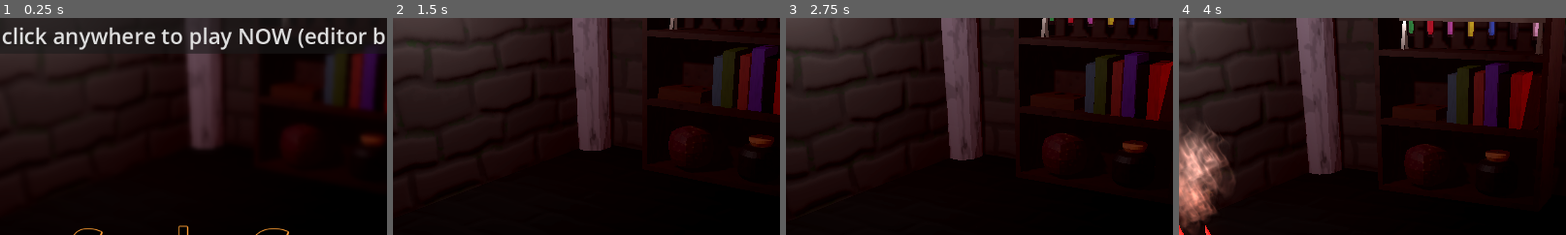
Above: before the commit, frames 1-4 (left to right).
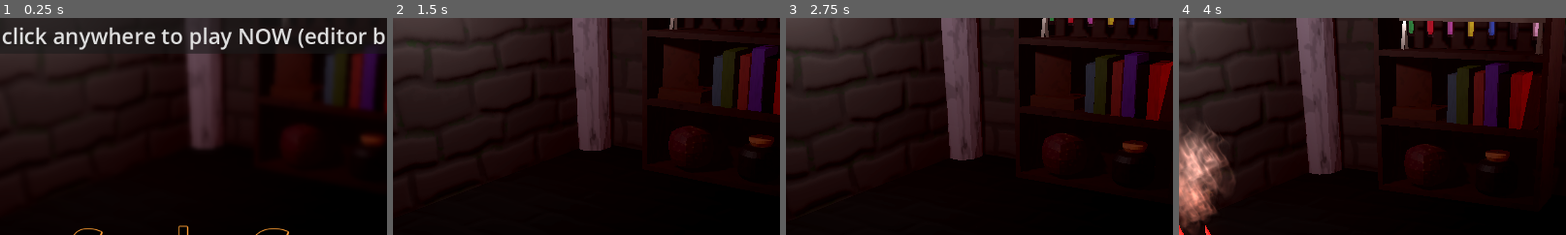
Above: after the commit, the same moments.

Repository: camd67/scale-game
Game: Godot game, scene res://scene/main/main.tscn
The game is run twice, just before and just after one commit, with the same random seed, the same clock (stepped at 60 frames per second) and the same inputs. Sound files missing from this copy of the repository are replaced by a short silence.
Inputs (mouse positions are % of the whole screen's width and height, from its top left):
- Up to frame 1 (0.25 s): no input
- Up to frame 2 (1.5 s): click "Begin Balancing" at 0.5 s; move the mouse to (72, 45) at 1.27 s; click (72, 45) at 1.42 s
- Up to frame 3 (2.75 s): drag from (30, 55) to (45, 70) at 2.02 s
- Up to frame 4 (4 s): move the mouse to (60, 28) at 2.77 s; click (60, 28) at 2.92 s; drag from (45, 70) to (20, 35) at 3.52 s
The pictures show only the part of the screen within x 17-67%, y 0-50%; the shares and areas given below are measured in that part.

The runs differ from the first frame. In frame 1, 0.7% of the frame differs, in the area x 71-80%, y 16-30%; in frame 2, 1.1%, in the area x 69-80%, y 12-32%; in frame 3, 1.1%; in frame 4, 1.0%.

Commit message:
Add tooltips

Diff:
--- a/resources/measureables/planets/earth.tres
+++ b/resources/measureables/planets/earth.tres
@@ -16,7 +16,7 @@
 [resource]
 script = ExtResource("1_diibe")
 id = "earth"
-tooltip = ""
+tooltip = "Our planet Earth"
 weight = 3
 mesh = SubResource("SphereMesh_5u1en")
 shape = SubResource("SphereShape3D_70neq")
--- a/resources/measureables/planets/mars.tres
+++ b/resources/measureables/planets/mars.tres
@@ -16,7 +16,7 @@
 [resource]
 script = ExtResource("1_3wci1")
 id = "mars"
-tooltip = ""
+tooltip = "The red planet, Mars"
 weight = 4
 mesh = SubResource("SphereMesh_co5x6")
 shape = SubResource("SphereShape3D_jxlrp")
--- a/resources/measureables/planets/mercury.tres
+++ b/resources/measureables/planets/mercury.tres
@@ -16,7 +16,7 @@
 [resource]
 script = ExtResource("1_kw4nx")
 id = "mercury"
-tooltip = ""
+tooltip = "The closest to the sun, Mercury"
 weight = 1
 mesh = SubResource("SphereMesh_qionq")
 shape = SubResource("SphereShape3D_d4no2")
--- a/scene/autoload/game_events/game_events.gd
+++ b/scene/autoload/game_events/game_events.gd
@@ -59,3 +59,14 @@
 
 func emit_debug_instant_play() -> void:
 	debug_instant_play.emit()
+
+
+signal tooltip_requested(text: String)
+
+func emit_tooltip_requested(text: String) -> void:
+	tooltip_requested.emit(text)
+
+signal tooltip_done(text: String)
+
+func emit_tooltip_done(text: String) -> void:
+	tooltip_done.emit(text)
--- /dev/null
+++ b/scene/book_tooltip/book_tooltip.gd
@@ -0,0 +1,19 @@
+extends Node3D
+class_name BookTooltip
+
+@onready var open_animation_player: AnimationPlayer = $OpenAnimationPlayer
+
+func _ready() -> void:
+	$TooltipLabel.scale.x = 0
+
+
+func update_text(text: String) -> void:
+	$TooltipLabel.text = text
+
+
+func open_book() -> void:
+	open_animation_player.play("open")
+
+
+func close_book() -> void:
+	open_animation_player.play_backwards("open")
--- /dev/null
+++ b/scene/book_tooltip/book_tooltip.tscn
@@ -0,0 +1,87 @@
+[gd_scene load_steps=6 format=3 uid="uid://iqjc6mwiyy7w"]
+
+[ext_resource type="Script" path="res://scene/book_tooltip/book_tooltip.gd" id="1_h76ww"]
+[ext_resource type="PackedScene" uid="uid://dptdpb62ytn8e" path="res://scene/book_tooltip/book.glb" id="1_ov1ge"]
+
+[sub_resource type="Animation" id="Animation_duabv"]
+resource_name = "open"
+length = 0.7
+tracks/0/type = "value"
+tracks/0/imported = false
+tracks/0/enabled = true
+tracks/0/path = NodePath("book/Book_002:rotation")
+tracks/0/interp = 2
+tracks/0/loop_wrap = true
+tracks/0/keys = {
+"times": PackedFloat32Array(0, 0.5),
+"transitions": PackedFloat32Array(1, 1),
+"update": 0,
+"values": [Vector3(0, 0, 0), Vector3(2.92095, 0, 0)]
+}
+tracks/1/type = "value"
+tracks/1/imported = false
+tracks/1/enabled = true
+tracks/1/path = NodePath("TooltipLabel:scale")
+tracks/1/interp = 2
+tracks/1/loop_wrap = true
+tracks/1/keys = {
+"times": PackedFloat32Array(0.366667, 0.7),
+"transitions": PackedFloat32Array(1, 1),
+"update": 0,
+"values": [Vector3(0, 1, 1), Vector3(1, 1, 1)]
+}
+
+[sub_resource type="Animation" id="Animation_u7yfe"]
+length = 0.001
+tracks/0/type = "value"
+tracks/0/imported = false
+tracks/0/enabled = true
+tracks/0/path = NodePath("book/Book_002:rotation")
+tracks/0/interp = 1
+tracks/0/loop_wrap = true
+tracks/0/keys = {
+"times": PackedFloat32Array(0),
+"transitions": PackedFloat32Array(1),
+"update": 0,
+"values": [Vector3(0, 0, 0)]
+}
+tracks/1/type = "value"
+tracks/1/imported = false
+tracks/1/enabled = true
+tracks/1/path = NodePath("TooltipLabel:scale")
+tracks/1/interp = 1
+tracks/1/loop_wrap = true
+tracks/1/keys = {
+"times": PackedFloat32Array(0),
+"transitions": PackedFloat32Array(1),
+"update": 0,
+"values": [Vector3(1, 1, 1)]
+}
+
+[sub_resource type="AnimationLibrary" id="AnimationLibrary_vli0j"]
+_data = {
+"RESET": SubResource("Animation_u7yfe"),
+"open": SubResource("Animation_duabv")
+}
+
+[node name="BookTooltip" type="Node3D"]
+script = ExtResource("1_h76ww")
+
+[node name="book" parent="." instance=ExtResource("1_ov1ge")]
+
+[node name="OpenAnimationPlayer" type="AnimationPlayer" parent="."]
+libraries = {
+"": SubResource("AnimationLibrary_vli0j")
+}
+
+[node name="TooltipLabel" type="Label3D" parent="."]
+transform = Transform3D(1.30877e-07, -1, 6.70699e-09, -0.076719, -3.35349e-09, 0.997053, -0.997053, -1.31005e-07, -0.076719, 0, 0.0792335, 0.249573)
+pixel_size = 0.001
+text = "DEBUG DEBUG DEBUG DEBUG DEBUG"
+font_size = 64
+outline_size = 18
+horizontal_alignment = 0
+autowrap_mode = 3
+width = 550.0
+
+[editable path="book"]
--- a/scene/grabbable/grabbable.gd
+++ b/scene/grabbable/grabbable.gd
@@ -4,10 +4,37 @@
 @export var weighable: Weighable
 @export var is_static := false
 @export var is_player_grabbable := true
+@export var tooltip: String
+
+var tooltip_node: Tooltip
 
 func _ready() -> void:
+	if tooltip != null or tooltip != "":
+		init_tooltip()
+
 	if is_static:
 		# Wait a moment for physics simulation to settle, then freeze everything
 		await get_tree().create_timer(1).timeout
 		freeze = true
 		freeze_mode = FreezeMode.FREEZE_MODE_STATIC
+
+
+func init_tooltip() -> void:
+	#input_event.connect(_on_pickable_input_event)
+	mouse_entered.connect(_on_mouse_entered)
+	mouse_exited.connect(_on_mouse_exited)
+	input_ray_pickable = true
+	#tooltip_node = load("res://scene/ui/tooltip/tooltip.tscn").instantiate() as Tooltip
+	#tooltip_node.tooltip_text = tooltip
+	#tooltip_node.visible = false
+	#add_child(tooltip_node)
+
+
+func _on_mouse_entered() -> void:
+	GameEvents.emit_tooltip_requested(tooltip)
+	#tooltip_node.visible = true
+	#tooltip_node.visible = not get_viewport().get_camera_3d().is_position_behind(global_transform.origin)
+	#tooltip_node.position = get_viewport().get_camera_3d().unproject_position(global_transform.origin)
+
+func _on_mouse_exited() -> void:
+	GameEvents.emit_tooltip_done(tooltip)
--- /dev/null
+++ b/scene/main/book_tooltip_system.gd
@@ -0,0 +1,94 @@
+extends Node3D
+
+@onready var book_animation_player: AnimationPlayer = $BookAnimationPlayer
+
+@onready var book_tooltip: BookTooltip = $BookTooltip
+@onready var open_timer: Timer = $OpenTimer
+@onready var close_timer: Timer = $CloseTimer
+
+var currently_active_text: String
+
+var is_book_open := false
+
+var is_tooltip_active := false
+var is_currently_closing := false
+
+var has_seen_atleast_one_tooltip := false
+
+func _ready() -> void:
+	# Check the miro board for the tooltip state diagram
+	open_timer.timeout.connect(on_open_timeout)
+	close_timer.timeout.connect(on_close_timeout)
+	book_animation_player.animation_finished.connect(on_animation_finished)
+	GameEvents.tooltip_requested.connect(tooltip_requested)
+	GameEvents.tooltip_done.connect(tooltip_done)
+
+
+func is_grabbing_item() -> bool:
+	# This really should be stored somehwere more properly but.. it's less than 24 hours before
+	# the jam end...
+	return owner.grabber.is_grabbing
+
+
+func tooltip_requested(text: String) -> void:
+	if is_grabbing_item():
+		# If we're grabbing an item and request a tooltip, stop immediately
+		return
+
+	book_tooltip.update_text(text)
+	currently_active_text = text
+	close_timer.stop()
+
+	if not is_tooltip_active and open_timer.is_stopped():
+		is_tooltip_active = true
+		if has_seen_atleast_one_tooltip:
+			open_timer.start()
+		else:
+			# First tooltip is extra quick so they see it
+			open_timer.start(0.5)
+
+
+func tooltip_done(text: String) -> void:
+	if not open_timer.is_stopped():
+		# We haven't even opened up yet
+		open_timer.stop()
+		is_tooltip_active = false
+		is_currently_closing = false
+		currently_active_text = ""
+	elif currently_active_text == text and close_timer.is_stopped() and not is_currently_closing:
+		# We were open and the current tooltip is the one we want to close
+		# we have also not yet started the close timer
+		close_timer.start()
+
+
+func on_open_timeout() -> void:
+	if is_grabbing_item():
+		# If we requested a tooltip, but then grabbed something, stop
+		is_tooltip_active = false
+		is_currently_closing = false
+		currently_active_text = ""
+		return
+
+	has_seen_atleast_one_tooltip = true
+	book_animation_player.play("appear")
+
+
+func on_close_timeout() -> void:
+	book_animation_player.play_backwards("appear")
+	is_currently_closing = true
+
+
+func on_animation_finished(anim_name: String) -> void:
+	if is_currently_closing:
+		is_tooltip_active = false
+		is_currently_closing = false
+		currently_active_text = ""
+
+
+func toggle_book_open() -> void:
+	if is_book_open:
+		book_tooltip.close_book()
+	else:
+		book_tooltip.open_book()
+
+	is_book_open = not is_book_open
--- a/scene/main/main.tscn
+++ b/scene/main/main.tscn
@@ -11,7 +11,9 @@
 [ext_resource type="Resource" uid="uid://crkwcikpi3uon" path="res://resources/level_definitions/planets/planets2.tres" id="5_nmpru"]
 [ext_resource type="PackedScene" uid="uid://bhlp8xn50igxa" path="res://scene/flickering_light/flickering_light.tscn" id="5_r3mqi"]
 [ext_resource type="Texture2D" uid="uid://blesrlm3igbkx" path="res://scene/dungeon/fireparticle.png" id="6_xc4fm"]
+[ext_resource type="Script" path="res://scene/main/book_tooltip_system.gd" id="11_qln3q"]
 [ext_resource type="PackedScene" uid="uid://dt1b4n121yfn5" path="res://scene/measureable_spawner/measureable_spawner.tscn" id="12_ysa5h"]
+[ext_resource type="PackedScene" uid="uid://iqjc6mwiyy7w" path="res://scene/book_tooltip/book_tooltip.tscn" id="13_iad3c"]
 
 [sub_resource type="Environment" id="Environment_mpf7k"]
 ambient_light_source = 3
@@ -23,6 +25,122 @@
 fog_enabled = true
 fog_light_color = Color(0.249493, 0.0969925, 0.016814, 1)
 fog_light_energy = 0.72
+
+[sub_resource type="Animation" id="Animation_jx7l5"]
+resource_name = "appear"
+tracks/0/type = "value"
+tracks/0/imported = false
+tracks/0/enabled = true
+tracks/0/path = NodePath("BookTooltip:rotation")
+tracks/0/interp = 2
+tracks/0/loop_wrap = true
+tracks/0/keys = {
+"times": PackedFloat32Array(0),
+"transitions": PackedFloat32Array(1),
+"update": 0,
+"values": [Vector3(0, -1.18208, -1.3761)]
+}
+tracks/1/type = "bezier"
+tracks/1/imported = false
+tracks/1/enabled = true
+tracks/1/path = NodePath("BookTooltip:position:x")
+tracks/1/interp = 1
+tracks/1/loop_wrap = true
+tracks/1/keys = {
+"handle_modes": PackedInt32Array(0, 2, 0),
+"points": PackedFloat32Array(-1.81731, -0.25, 0, 0.25, 0, -1.894, -0.204625, 0.046435, 0.166667, -0.0378213, -1.002, -0.233333, -0.653921, 0.25, 0),
+"times": PackedFloat32Array(0, 0.533333, 1)
+}
+tracks/2/type = "bezier"
+tracks/2/imported = false
+tracks/2/enabled = true
+tracks/2/path = NodePath("BookTooltip:position:y")
+tracks/2/interp = 1
+tracks/2/loop_wrap = true
+tracks/2/keys = {
+"handle_modes": PackedInt32Array(0, 2, 0),
+"points": PackedFloat32Array(1.04425, -0.25, 0, 0.25, 0, 1.049, -0.166667, -0.343337, 0.206838, 0.426091, 1.384, -0.25, 0, 0.25, 0),
+"times": PackedFloat32Array(0, 0.533333, 1)
+}
+tracks/3/type = "bezier"
+tracks/3/imported = false
+tracks/3/enabled = true
+tracks/3/path = NodePath("BookTooltip:position:z")
+tracks/3/interp = 1
+tracks/3/loop_wrap = true
+tracks/3/keys = {
+"handle_modes": PackedInt32Array(0, 2, 0),
+"points": PackedFloat32Array(-2.58892, -0.25, 0, 0.25, 0, -2.07242, -0.240757, 0.123296, 0.0666667, -0.0341411, 0.311, -0.266667, -1.38753, 0.25, 0),
+"times": PackedFloat32Array(0, 0.533333, 1)
+}
+tracks/4/type = "method"
+tracks/4/imported = false
+tracks/4/enabled = true
+tracks/4/path = NodePath(".")
+tracks/4/interp = 1
+tracks/4/loop_wrap = true
+tracks/4/keys = {
+"times": PackedFloat32Array(0.833333),
+"transitions": PackedFloat32Array(1),
+"values": [{
+"args": [],
+"method": &"toggle_book_open"
+}]
+}
+
+[sub_resource type="Animation" id="Animation_oonvl"]
+length = 0.001
+tracks/0/type = "value"
+tracks/0/imported = false
+tracks/0/enabled = true
+tracks/0/path = NodePath("BookTooltip:rotation")
+tracks/0/interp = 1
+tracks/0/loop_wrap = true
+tracks/0/keys = {
+"times": PackedFloat32Array(0),
+"transitions": PackedFloat32Array(1),
+"update": 0,
+"values": [Vector3(0, -1.18208, -1.3761)]
+}
+tracks/1/type = "bezier"
+tracks/1/imported = false
+tracks/1/enabled = true
+tracks/1/path = NodePath("BookTooltip:position:x")
+tracks/1/interp = 1
+tracks/1/loop_wrap = true
+tracks/1/keys = {
+"handle_modes": PackedInt32Array(0),
+"points": PackedFloat32Array(-1.81731, -0.0005, 0, 0.0005, 0),
+"times": PackedFloat32Array(0)
+}
+tracks/2/type = "bezier"
+tracks/2/imported = false
+tracks/2/enabled = true
+tracks/2/path = NodePath("BookTooltip:position:y")
+tracks/2/interp = 1
+tracks/2/loop_wrap = true
+tracks/2/keys = {
+"handle_modes": PackedInt32Array(0),
+"points": PackedFloat32Array(1.04425, -0.0005, 0, 0.0005, 0),
+"times": PackedFloat32Array(0)
+}
+tracks/3/type = "bezier"
+tracks/3/imported = false
+tracks/3/enabled = true
+tracks/3/path = NodePath("BookTooltip:position:z")
+tracks/3/interp = 1
+tracks/3/loop_wrap = true
+tracks/3/keys = {
+"handle_modes": PackedInt32Array(0),
+"points": PackedFloat32Array(-2.58892, -0.0005, 0, 0.0005, 0),
+"times": PackedFloat32Array(0)
+}
+
+[sub_resource type="AnimationLibrary" id="AnimationLibrary_pvna6"]
+_data = {
+"RESET": SubResource("Animation_oonvl"),
+"appear": SubResource("Animation_jx7l5")
+}
 
 [sub_resource type="Animation" id="Animation_66mho"]
 length = 0.001
@@ -170,6 +288,24 @@
 
 [node name="ScaledDungeonLiving" parent="." instance=ExtResource("4_6qt3t")]
 
+[node name="BookTooltipSystem" type="Node3D" parent="."]
+script = ExtResource("11_qln3q")
+
+[node name="BookTooltip" parent="BookTooltipSystem" instance=ExtResource("13_iad3c")]
+transform = Transform3D(0.0733236, 0.371844, -0.925395, -0.981107, 0.193464, 0, 0.17903, 0.907912, 0.379004, -1.81731, 1.04425, -2.58892)
+
+[node name="BookAnimationPlayer" type="AnimationPlayer" parent="BookTooltipSystem"]
+libraries = {
+"": SubResource("AnimationLibrary_pvna6")
+}
+
+[node name="OpenTimer" type="Timer" parent="BookTooltipSystem"]
+wait_time = 1.5
+one_shot = true
+
+[node name="CloseTimer" type="Timer" parent="BookTooltipSystem"]
+one_shot = true
+
 [node name="CameraAnimationPlayer" type="AnimationPlayer" parent="."]
 libraries = {
 "": SubResource("AnimationLibrary_4tgbm")
--- a/scene/measureable_spawner/measureable_spawner.gd
+++ b/scene/measureable_spawner/measureable_spawner.gd
@@ -120,6 +120,7 @@
 func create_grabbable_for_measureable(measureable: Measureable, player_grabbale: bool) -> Grabbable:
 	var grabbable : Grabbable = grabbable_scene.instantiate() as Grabbable
 	grabbable.is_player_grabbable = player_grabbale
+	grabbable.tooltip = measureable.tooltip
 	add_collision_shape_child(grabbable, measureable.shape)
 	add_mesh_child(grabbable, measureable.mesh)
 	add_weighable_child(grabbable, measureable.weight)
--- a/scene/scale/lock.gd
+++ b/scene/scale/lock.gd
@@ -3,6 +3,8 @@
 @onready var lock_animation_player: AnimationPlayer = $LockAnimationPlayer
 
 var has_been_unlocked := false
+
+const tooltip_text := "Click the scale to unlock it, submitting your guess"
 
 func _ready() -> void:
 	$LockArea.input_event.connect(on_lock_input_event)
@@ -21,13 +23,14 @@
 
 
 func on_lock_mouse_exit() -> void:
-	pass
+	GameEvents.emit_tooltip_done(tooltip_text)
 
 
 func on_lock_mouse_enter() -> void:
 	if has_been_unlocked:
 		return
 
+	GameEvents.emit_tooltip_requested(tooltip_text)
 	lock_animation_player.play("hover")
 
 
--- /dev/null
+++ b/scene/ui/tooltip/tooltip.gd
@@ -0,0 +1,20 @@
+extends Node2D
+class_name Tooltip
+
+@onready var label: Label = $PanelContainer/MarginContainer/Label
+
+@export var tooltip_text: String
+
+func _ready() -> void:
+	visible = false
+	label.text = tooltip_text
+
+	label.draw.connect(on_label_draw)
+
+
+func on_label_draw() -> void:
+	# if our label is too long break it up
+	if label.size.x > 200:
+		label.custom_minimum_size.x = 200
+		label.autowrap_mode = TextServer.AUTOWRAP_WORD_SMART
+		label.queue_redraw()
--- /dev/null
+++ b/scene/ui/tooltip/tooltip.tscn
@@ -0,0 +1,28 @@
+[gd_scene load_steps=3 format=3 uid="uid://cy41xqnbg134j"]
+
+[ext_resource type="Script" path="res://scene/ui/tooltip/tooltip.gd" id="1_ksge6"]
+
+[sub_resource type="StyleBoxFlat" id="StyleBoxFlat_hgddu"]
+corner_radius_top_left = 8
+corner_radius_top_right = 8
+corner_radius_bottom_right = 8
+
+[node name="Tooltip" type="Node2D"]
+script = ExtResource("1_ksge6")
+
+[node name="PanelContainer" type="PanelContainer" parent="."]
+offset_left = 10.0
+offset_right = 27.0
+offset_bottom = 39.0
+theme_override_styles/panel = SubResource("StyleBoxFlat_hgddu")
+
+[node name="MarginContainer" type="MarginContainer" parent="PanelContainer"]
+layout_mode = 2
+theme_override_constants/margin_left = 8
+theme_override_constants/margin_top = 8
+theme_override_constants/margin_right = 8
+theme_override_constants/margin_bottom = 8
+
+[node name="Label" type="Label" parent="PanelContainer/MarginContainer"]
+layout_mode = 2
+size_flags_horizontal = 0
Binary file added: scene/book_tooltip/book.glb
Not shown, added: scene/book_tooltip/book.glb.import
Binary file added: scene/book_tooltip/book_Untitled.png
Not shown, added: scene/book_tooltip/book_Untitled.png.import
Not shown: 1 places in scene/main/main.tscn that only renumber resources
